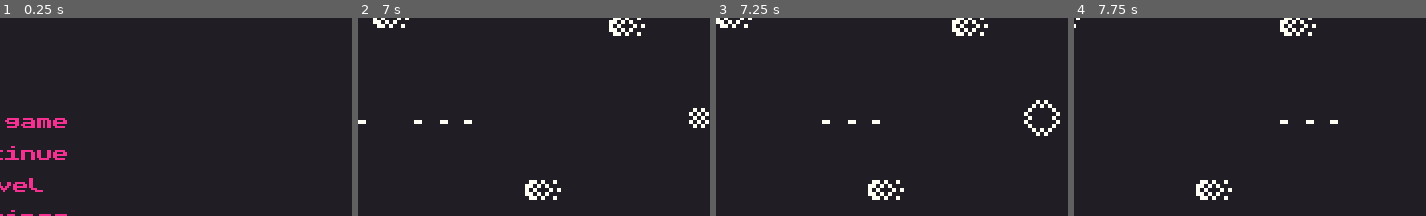
Above: before the commit, frames 1-4 (left to right).
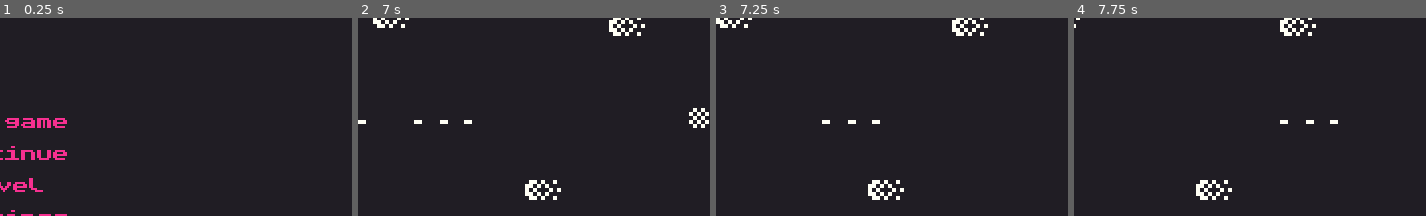
Above: after the commit, the same moments.

Repository: victor-romero-martinez/space-umpact
Game: Godot game, scene res://control/main_menu.tscn
Two runs of this game, one before a commit and one after it. Both use one fixed random seed, a clock stepped at 60 frames per second and the inputs below.
Inputs:
- Up to frame 1 (0.25 s): no input
- Up to frame 2 (7 s): click "New game" at 0.5 s; tap Enter (ui_accept) at 1.25, 1.52, 2.27, 3.77, 4.52, 5.27, 6.77 s; hold Right (ui_right) 1.28-2.78 s; tap B (change_weapon) every 0.75 s from 1.35 to 6.6 s; hold Left (ui_left) 2.78-3.53 s; hold Right (ui_right) 3.53-5.03 s; tap Escape (ui_pause) at 4.9 s; hold Left (ui_left) 5.03-5.78 s; hold Right (ui_right) 5.78-6.53 s; hold Left (ui_left) from 6.53 s (still down)
- Up to frame 3 (7.25 s): keep holding Left (ui_left)
- Up to frame 4 (7.75 s): keep holding Left (ui_left); tap B (change_weapon) at 7.35 s; tap Enter (ui_accept) at 7.52 s
The pictures show only the part of the screen within x 49-99%, y 8-58%; the shares and areas given below are measured in that part.

Frames 1-2 are identical in both runs. In frame 3, 0.5% of the frame differs, in the area x 87-98%, y 41-60%; in frame 4, nothing differs.
Error before the commit: Invalid access to property or key 'level' on a base object of type 'Dictionary'. (res://scripts/control/main_menu.gd:11)
Error after the commit: Invalid access to property or key 'level' on a base object of type 'Dictionary'. (res://scripts/control/main_menu.gd:13)

Commit message:
update: add gun audio

Diff:
--- a/control/dead_menu.tscn
+++ b/control/dead_menu.tscn
@@ -2,8 +2,8 @@
 
 [ext_resource type="Script" path="res://scripts/control/dead_menu.gd" id="1_on13i"]
 [ext_resource type="Theme" uid="uid://bpw54qrjueliy" path="res://control/theme/pink_theme.tres" id="2_kx8tq"]
-[ext_resource type="PackedScene" uid="uid://b8rclw5pbsbpp" path="res://scenes/vfx/beep_1.tscn" id="3_yifku"]
-[ext_resource type="PackedScene" uid="uid://daycwy6rac11b" path="res://scenes/vfx/beep_2.tscn" id="4_3oiaq"]
+[ext_resource type="PackedScene" uid="uid://b8rclw5pbsbpp" path="res://scenes/vfx/beep_1_vfx.tscn" id="3_yifku"]
+[ext_resource type="PackedScene" uid="uid://daycwy6rac11b" path="res://scenes/vfx/beep_2_vfx.tscn" id="4_3oiaq"]
 
 [node name="Control" type="Control"]
 layout_mode = 3
--- a/control/main_menu.tscn
+++ b/control/main_menu.tscn
@@ -2,9 +2,9 @@
 
 [ext_resource type="Script" path="res://scripts/control/main_menu.gd" id="1_4txhe"]
 [ext_resource type="Theme" uid="uid://bpw54qrjueliy" path="res://control/theme/pink_theme.tres" id="1_tq4my"]
-[ext_resource type="PackedScene" uid="uid://b8rclw5pbsbpp" path="res://scenes/vfx/beep_1.tscn" id="3_d12y8"]
+[ext_resource type="PackedScene" uid="uid://b8rclw5pbsbpp" path="res://scenes/vfx/beep_1_vfx.tscn" id="3_d12y8"]
 [ext_resource type="PackedScene" uid="uid://hs2qvsb6w8tj" path="res://scenes/level_1.tscn" id="3_divir"]
-[ext_resource type="PackedScene" uid="uid://daycwy6rac11b" path="res://scenes/vfx/beep_2.tscn" id="4_5mh6q"]
+[ext_resource type="PackedScene" uid="uid://daycwy6rac11b" path="res://scenes/vfx/beep_2_vfx.tscn" id="4_5mh6q"]
 [ext_resource type="PackedScene" uid="uid://bse3clbf784ak" path="res://scenes/level_2.tscn" id="4_mjsxg"]
 [ext_resource type="PackedScene" uid="uid://b3nuxs564es82" path="res://scenes/music/main_music.tscn" id="5_kvi5w"]
 
@@ -126,9 +126,8 @@
 clip_contents = true
 custom_minimum_size = Vector2(80, 0)
 layout_mode = 2
-min_value = -10.0
+min_value = -20.0
 max_value = 0.0
-step = 0.1
 
 [node name="VFX" type="HBoxContainer" parent="MarginContainer/Settings"]
 layout_mode = 2
@@ -149,9 +148,8 @@
 layout_mode = 2
 size_flags_horizontal = 4
 size_flags_vertical = 4
-min_value = -10.0
+min_value = -20.0
 max_value = 0.0
-step = 0.1
 
 [node name="VSeparator" type="HSeparator" parent="MarginContainer/Settings"]
 modulate = Color(1, 1, 1, 0)
--- a/control/menu_pause.tscn
+++ b/control/menu_pause.tscn
@@ -1,9 +1,10 @@
-[gd_scene load_steps=5 format=3 uid="uid://dmb1acg6lojr5"]
+[gd_scene load_steps=6 format=3 uid="uid://dmb1acg6lojr5"]
 
 [ext_resource type="Script" path="res://scripts/control/menu_pause.gd" id="1_wm58i"]
 [ext_resource type="Theme" uid="uid://bpw54qrjueliy" path="res://control/theme/pink_theme.tres" id="2_ao2jd"]
-[ext_resource type="PackedScene" uid="uid://b8rclw5pbsbpp" path="res://scenes/vfx/beep_1.tscn" id="3_tsygb"]
-[ext_resource type="PackedScene" uid="uid://daycwy6rac11b" path="res://scenes/vfx/beep_2.tscn" id="4_6nwfw"]
+[ext_resource type="PackedScene" uid="uid://gnw5l63njqjq" path="res://scenes/music/pause_music.tscn" id="2_x4ltf"]
+[ext_resource type="PackedScene" uid="uid://b8rclw5pbsbpp" path="res://scenes/vfx/beep_1_vfx.tscn" id="3_tsygb"]
+[ext_resource type="PackedScene" uid="uid://daycwy6rac11b" path="res://scenes/vfx/beep_2_vfx.tscn" id="4_6nwfw"]
 
 [node name="MenuPause" type="Node2D"]
 script = ExtResource("1_wm58i")
@@ -62,6 +63,9 @@
 
 [node name="Beep2" parent="." instance=ExtResource("4_6nwfw")]
 
+[node name="PauseMusic" parent="." instance=ExtResource("2_x4ltf")]
+autoplay = false
+
 [connection signal="pressed" from="Control/MarginContainer/VBoxContainer/Resume" to="." method="_on_resume_pressed"]
 [connection signal="pressed" from="Control/MarginContainer/VBoxContainer/MainMenu" to="." method="_on_main_menu_pressed"]
 [connection signal="pressed" from="Control/MarginContainer/VBoxContainer/Quit" to="." method="_on_quit_pressed"]
--- a/global/global.gd
+++ b/global/global.gd
@@ -21,8 +21,6 @@
 	}
 ## User directory
 const PATH = 'user://data.json'
-## Min value for audio bus control
-const MIN_VOL = -10
 var screen_size = Vector2(
 	ProjectSettings.get_setting('display/window/size/viewport_width'),\
 	ProjectSettings.get_setting('display/window/size/viewport_height')
@@ -53,13 +51,6 @@
 	file.close()
 
 
-#func update_save_data(level: int = 1, heart: int = 3):
-	#game_data.level = level
-	#game_data.heart = heart
-	#
-	#_create_data(game_data)
-
-
 func update_data():
 	_create_data(game_data)
 
@@ -74,12 +65,3 @@
 		game_data = data
 	else :
 		push_error('Unexpected data')
-
-
-func game_volumen(name_db: String, value: float):
-	var bus_idx = AudioServer.get_bus_index(name_db)
-
-	if value > MIN_VOL:
-		AudioServer.set_bus_volume_db(bus_idx, value)
-	else:
-		AudioServer.set_bus_volume_db(bus_idx, -80)
--- a/scenes/level_1.tscn
+++ b/scenes/level_1.tscn
@@ -75,4 +75,4 @@
 [connection signal="current_weapon" from="Game/Player/Player" to="Game/Hud/GunHud" method="_on_player_current_weapon"]
 [connection signal="hit" from="Game/Player/Player" to="Game/Hud/HudHealth" method="_on_player_hit"]
 [connection signal="remove_weapon" from="Game/Player/Player" to="Game/Hud/GunHud" method="_on_player_remove_weapon"]
-[connection signal="resume" from="MenuPause" to="." method="_on_menu_pause_resume"]
+[connection signal="resume" from="MenuPause" to="." method="_on_pause"]
--- /dev/null
+++ b/scenes/music/pause_music.tscn
@@ -0,0 +1,8 @@
+[gd_scene load_steps=2 format=3 uid="uid://gnw5l63njqjq"]
+
+[ext_resource type="AudioStream" uid="uid://bttk67swct6dn" path="res://assets/music/loop_ambient_01.ogg" id="1_q8mkf"]
+
+[node name="PauseMusic" type="AudioStreamPlayer"]
+stream = ExtResource("1_q8mkf")
+autoplay = true
+bus = &"music"
--- a/scenes/utilities/bullet.tscn
+++ b/scenes/utilities/bullet.tscn
@@ -1,8 +1,9 @@
-[gd_scene load_steps=6 format=3 uid="uid://cwj4d2ay65k5w"]
+[gd_scene load_steps=7 format=3 uid="uid://cwj4d2ay65k5w"]
 
 [ext_resource type="Script" path="res://scripts/utils/bullet.gd" id="1_rlf4v"]
 [ext_resource type="Texture2D" uid="uid://4txxjkpo453e" path="res://assets/bullet.png" id="2_vqrpj"]
 [ext_resource type="PackedScene" uid="uid://dtvagb04p7db5" path="res://scenes/utilities/destroyer.tscn" id="3_rxtf5"]
+[ext_resource type="PackedScene" uid="uid://ddfaojuimki2i" path="res://scenes/vfx/bullet_vfx.tscn" id="4_ojjte"]
 
 [sub_resource type="RectangleShape2D" id="RectangleShape2D_vr26n"]
 size = Vector2(4, 2)
@@ -40,4 +41,6 @@
 shape = SubResource("RectangleShape2D_vhig7")
 debug_color = Color(0.32248, 0.596711, 0.522435, 0.42)
 
+[node name="BulletSound" parent="." instance=ExtResource("4_ojjte")]
+
 [connection signal="area_entered" from="BulletHitBox" to="." method="_on_area_2d_area_entered"]
--- a/scenes/utilities/explotion.tscn
+++ b/scenes/utilities/explotion.tscn
@@ -1,7 +1,8 @@
-[gd_scene load_steps=9 format=3 uid="uid://b4ag2vyg2jj2y"]
+[gd_scene load_steps=10 format=3 uid="uid://b4ag2vyg2jj2y"]
 
 [ext_resource type="Texture2D" uid="uid://c6i3osmuy0eah" path="res://assets/enemy_small.png" id="1_43sns"]
 [ext_resource type="Script" path="res://scripts/utils/explotion.gd" id="2_0egni"]
+[ext_resource type="PackedScene" uid="uid://bj62ax0n1vngx" path="res://scenes/vfx/eplotion_vfx.tscn" id="3_52woh"]
 
 [sub_resource type="AtlasTexture" id="AtlasTexture_iop57"]
 atlas = ExtResource("1_43sns")
@@ -53,4 +54,7 @@
 frame_progress = 1.0
 script = ExtResource("2_0egni")
 
+[node name="EplotionVfx" parent="." instance=ExtResource("3_52woh")]
+
 [connection signal="animation_finished" from="." to="." method="_on_animation_finished"]
+[connection signal="finished" from="EplotionVfx" to="." method="_on_eplotion_vfx_finished"]
--- a/scenes/utilities/laser_h.tscn
+++ b/scenes/utilities/laser_h.tscn
@@ -1,8 +1,9 @@
-[gd_scene load_steps=11 format=3 uid="uid://43uly46lm3op"]
+[gd_scene load_steps=12 format=3 uid="uid://43uly46lm3op"]
 
 [ext_resource type="Script" path="res://scripts/utils/laser_h.gd" id="1_s4lyn"]
 [ext_resource type="PackedScene" uid="uid://b4ag2vyg2jj2y" path="res://scenes/utilities/explotion.tscn" id="2_66b3u"]
 [ext_resource type="Texture2D" uid="uid://o3oim4wfe6t2" path="res://assets/laser_h.png" id="3_4m8kl"]
+[ext_resource type="PackedScene" uid="uid://jjef1gjl445n" path="res://scenes/vfx/laser_h_vfx.tscn" id="4_w3jjp"]
 
 [sub_resource type="RectangleShape2D" id="RectangleShape2D_ul3qc"]
 size = Vector2(5, 2)
@@ -58,7 +59,7 @@
 unique_name_in_owner = true
 points = PackedVector2Array(2, 0, 308, 0)
 width = 1.0
-default_color = Color(0.964706, 0.188235, 0.564706, 1)
+default_color = Color(1, 1, 0.960784, 1)
 
 [node name="RayCast2D" type="RayCast2D" parent="."]
 unique_name_in_owner = true
@@ -88,6 +89,8 @@
 frame = 1
 frame_progress = 0.754139
 
+[node name="LaserHVfx" parent="." instance=ExtResource("4_w3jjp")]
+
 [connection signal="area_entered" from="Area" to="." method="_on_area_area_entered"]
 [connection signal="area_exited" from="Area" to="." method="_on_area_area_exited"]
 [connection signal="timeout" from="Distroyer" to="." method="_on_distroyer_timeout"]
--- a/scenes/utilities/laser_v.tscn
+++ b/scenes/utilities/laser_v.tscn
@@ -1,8 +1,9 @@
-[gd_scene load_steps=13 format=3 uid="uid://c5x83ql6vdni2"]
+[gd_scene load_steps=14 format=3 uid="uid://c5x83ql6vdni2"]
 
 [ext_resource type="Texture2D" uid="uid://rqviagvnfuef" path="res://assets/laser_v.png" id="1_eft6y"]
 [ext_resource type="Script" path="res://scripts/utils/laser_v.gd" id="1_rv3j7"]
 [ext_resource type="PackedScene" uid="uid://dtvagb04p7db5" path="res://scenes/utilities/destroyer.tscn" id="3_mjgw2"]
+[ext_resource type="PackedScene" uid="uid://cu0cyef6b243p" path="res://scenes/vfx/laser_v_vfx.tscn" id="4_urb11"]
 
 [sub_resource type="AtlasTexture" id="AtlasTexture_alrnc"]
 atlas = ExtResource("1_eft6y")
@@ -67,7 +68,6 @@
 position = Vector2(0, -17.5)
 points = PackedVector2Array(0, 35, 0, 0)
 width = 1.0
-default_color = Color(0.964706, 0.188235, 0.564706, 1)
 
 [node name="AnimatedSprite2D" type="AnimatedSprite2D" parent="."]
 position = Vector2(0, -20.5)
@@ -93,12 +93,12 @@
 [node name="Timer" type="Timer" parent="."]
 
 [node name="Destroyer" parent="." instance=ExtResource("3_mjgw2")]
-collision_layer = 128
-collision_mask = 1536
 
 [node name="CollisionShape2D" type="CollisionShape2D" parent="Destroyer"]
 shape = SubResource("RectangleShape2D_htnqn")
 
+[node name="LaserVVfx" parent="." instance=ExtResource("4_urb11")]
+
 [connection signal="area_entered" from="Area2D" to="." method="_on_area_2d_area_entered"]
 [connection signal="area_exited" from="Area2D" to="." method="_on_area_2d_area_exited"]
 [connection signal="timeout" from="Timer" to="." method="_on_timer_timeout"]
--- a/scenes/utilities/rocket.tscn
+++ b/scenes/utilities/rocket.tscn
@@ -1,9 +1,10 @@
-[gd_scene load_steps=8 format=3 uid="uid://b6o73s0pkyk7x"]
+[gd_scene load_steps=9 format=3 uid="uid://b6o73s0pkyk7x"]
 
 [ext_resource type="Script" path="res://scripts/utils/rocket.gd" id="1_7mf50"]
 [ext_resource type="Texture2D" uid="uid://4txxjkpo453e" path="res://assets/bullet.png" id="1_nm32w"]
 [ext_resource type="PackedScene" uid="uid://b4ag2vyg2jj2y" path="res://scenes/utilities/explotion.tscn" id="2_vdd2c"]
 [ext_resource type="PackedScene" uid="uid://dtvagb04p7db5" path="res://scenes/utilities/destroyer.tscn" id="4_1imfe"]
+[ext_resource type="PackedScene" uid="uid://dl6dve1g4fthf" path="res://scenes/vfx/rocket_vfx.tscn" id="5_03j3k"]
 
 [sub_resource type="RectangleShape2D" id="RectangleShape2D_3t4pb"]
 size = Vector2(10, 6)
@@ -54,6 +55,9 @@
 [node name="CollisionShape2D" type="CollisionShape2D" parent="Destroyer"]
 shape = SubResource("CircleShape2D_57ecl")
 
+[node name="RocketVfx" parent="." instance=ExtResource("5_03j3k")]
+autoplay = true
+
 [connection signal="body_entered" from="Sensor" to="." method="_on_sensor_body_entered"]
 [connection signal="body_exited" from="Sensor" to="." method="_on_sensor_body_exited"]
 [connection signal="area_entered" from="HitBox" to="." method="_on_hit_box_area_entered"]
--- /dev/null
+++ b/scenes/vfx/bullet_vfx.tscn
@@ -0,0 +1,8 @@
+[gd_scene load_steps=2 format=3 uid="uid://ddfaojuimki2i"]
+
+[ext_resource type="AudioStream" uid="uid://b7re51r76lkf5" path="res://assets/vfx/shoot_01.ogg" id="1_w3h5u"]
+
+[node name="BulletSound" type="AudioStreamPlayer"]
+stream = ExtResource("1_w3h5u")
+autoplay = true
+bus = &"vfx"
--- /dev/null
+++ b/scenes/vfx/eplotion_vfx.tscn
@@ -0,0 +1,8 @@
+[gd_scene load_steps=2 format=3 uid="uid://bj62ax0n1vngx"]
+
+[ext_resource type="AudioStream" uid="uid://boywic48kq6cc" path="res://assets/vfx/explosion_01.ogg" id="1_biu7j"]
+
+[node name="EplotionVfx" type="AudioStreamPlayer"]
+stream = ExtResource("1_biu7j")
+autoplay = true
+bus = &"vfx"
--- /dev/null
+++ b/scenes/vfx/laser_h_vfx.tscn
@@ -0,0 +1,8 @@
+[gd_scene load_steps=2 format=3 uid="uid://jjef1gjl445n"]
+
+[ext_resource type="AudioStream" uid="uid://dfduw6cigpit8" path="res://assets/vfx/loop_machine_01.ogg" id="1_mib5a"]
+
+[node name="LaserHVfx" type="AudioStreamPlayer"]
+stream = ExtResource("1_mib5a")
+autoplay = true
+bus = &"vfx"
--- /dev/null
+++ b/scenes/vfx/laser_v_vfx.tscn
@@ -0,0 +1,8 @@
+[gd_scene load_steps=2 format=3 uid="uid://cu0cyef6b243p"]
+
+[ext_resource type="AudioStream" uid="uid://d0228amv0dba4" path="res://assets/vfx/loop_machine_02.ogg" id="1_a2alf"]
+
+[node name="LaserVVfx" type="AudioStreamPlayer"]
+stream = ExtResource("1_a2alf")
+volume_db = -4.0
+autoplay = true
--- /dev/null
+++ b/scenes/vfx/rocket_vfx.tscn
@@ -0,0 +1,8 @@
+[gd_scene load_steps=2 format=3 uid="uid://dl6dve1g4fthf"]
+
+[ext_resource type="AudioStream" uid="uid://b683e2ta4ffo0" path="res://assets/vfx/retro_beep_02.ogg" id="1_b2vl8"]
+
+[node name="RocketVfx" type="AudioStreamPlayer"]
+stream = ExtResource("1_b2vl8")
+autoplay = true
+bus = &"vfx"
--- a/scripts/control/main_menu.gd
+++ b/scripts/control/main_menu.gd
@@ -6,6 +6,8 @@
 
 @onready var global = Global
 
+## Min value for audio bus control
+const MIN_VOL = -20
 
 func _ready():
 	if global.game_data.level > 1:
@@ -110,12 +112,24 @@
 	$Beep1.play()
 
 
+func _game_volumen(name_db: String, value: float):
+	var bus_idx = AudioServer.get_bus_index(name_db)
+
+	if value > MIN_VOL:
+		AudioServer.set_bus_volume_db(bus_idx, value)
+	else:
+		AudioServer.set_bus_volume_db(bus_idx, -80)
+
+	# NOTE: saving data
+	global.game_data[name_db] = value
+
+
 func _on_vfx(value):
-	global.game_volumen('vfx', value)
+	_game_volumen('vfx', value)
 
 
 func _on_music(value):
-	global.game_volumen('music', value)
+	_game_volumen('music', value)
 
 
 func _on_music_slide_drag_ended(value_changed):
--- a/scripts/control/menu_pause.gd
+++ b/scripts/control/menu_pause.gd
@@ -1,4 +1,5 @@
 extends Node2D
+class_name MenuPause
 
 signal resume
 
@@ -12,6 +13,13 @@
 		$Control.theme = load(global.game_data.theme[0])
 		$Control/ColorRect.color = global.game_data.theme[1]
 
+
+func play_music():
+	$PauseMusic.play()
+
+
+func stop_music():
+	$PauseMusic.stop()
 
 
 func _on_resume_pressed():
--- a/scripts/utils/explotion.gd
+++ b/scripts/utils/explotion.gd
@@ -5,4 +5,8 @@
 	self.play('default')
 
 func _on_animation_finished():
+	visible = false
+
+
+func _on_eplotion_vfx_finished():
 	queue_free()
--- a/scripts/utils/laser_h.gd
+++ b/scripts/utils/laser_h.gd
@@ -1,14 +1,14 @@
 extends Node2D
 
 @export var explotion_scene: PackedScene
-@onready var length = Global.screen_size.x
+@onready var global = Global
 
 const SPEED = 400.0
 
 var _target: Area2D
 
 func _ready():
-	%RayCast2D.target_position = Vector2(length, 0)
+	%RayCast2D.target_position = Vector2(global.screen_size.x, 0)
 
 
 func _process(_delta):
@@ -17,7 +17,7 @@
 		%Line2D.points[1].x = global_position.distance_to(collition_point)
 		%CollisionShape2D.position.x = global_position.distance_to(collition_point)
 	else:
-		%Line2D.points[1].x = length
+		%Line2D.points[1].x = global.screen_size.x
 
 
 func _apply_damage():
--- a/scripts/utils/laser_v.gd
+++ b/scripts/utils/laser_v.gd
@@ -6,8 +6,8 @@
 @export var speed: float = 12.0
 @export var direction: DIRECTION = DIRECTION.RIGTH
 
+var taget: Area2D
 
-var taget: Area2D
 
 
 func _process(delta):
@@ -16,7 +16,6 @@
 
 func _apply_damage():
 	taget.take_damage(3)
-
 
 
 func _on_area_2d_area_entered(area):
--- a/scripts/utils/level_settings.gd
+++ b/scripts/utils/level_settings.gd
@@ -1,6 +1,6 @@
 extends Node2D
 
-@onready var menu_pause = %MenuPause
+@onready var menu_pause = %MenuPause as MenuPause
 @onready var global = Global
 
 var _paused: bool = false
@@ -23,7 +23,7 @@
 
 func _process(_delta):
 	if global.game_data.heart == 0: _lose_scene()
-	if Input.is_action_just_pressed('ui_pause'): _pause_menu()
+	if Input.is_action_just_pressed('ui_pause'): _on_pause()
 	# call after hiding player
 	if global.hidden_player: _next_level()
 
@@ -54,20 +54,18 @@
 	get_tree().change_scene_to_file("res://control/dead_menu.tscn")
 
 
-func _pause_menu():
+func _on_pause():
 	if _paused:
+		menu_pause.stop_music()
 		menu_pause.hide()
 		Engine.time_scale = 1
 	else:
 		menu_pause.show()
+		menu_pause.play_music()
 		Engine.time_scale = 0
 
 	_paused = not _paused
 
 
-func _on_menu_pause_resume():
-	_pause_menu()
-
-
 func _on_tree_exited():
 	Engine.time_scale = 1
--- a/test/test_room.gd
+++ b/test/test_room.gd
@@ -1,5 +1,7 @@
 @icon("res://assets/icons/round-test-tube.svg")
 extends Node2D
+
+@export_range(-20, 0) var vol_vfx = -10
 
 
 @onready var menu_pause = $MenuPause
@@ -14,6 +16,8 @@
 	if global.game_data.theme:
 		$ColorRect.color = global.game_data.theme[1]
 		$Game.modulate = global.game_data.theme[2]
+
+	AudioServer.set_bus_volume_db(1, vol_vfx)
 
 
 func _process(_delta):
Binary file changed: assets/laser_h.png
Renamed: scenes/vfx/beep_1.tscn -> scenes/vfx/beep_1_vfx.tscn
Renamed: scenes/vfx/beep_2.tscn -> scenes/vfx/beep_2_vfx.tscn
